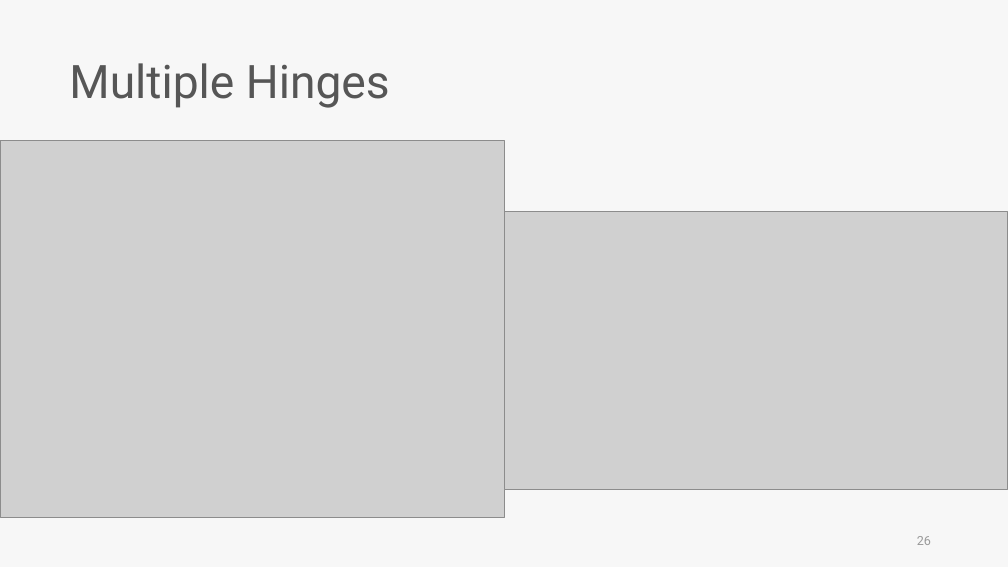
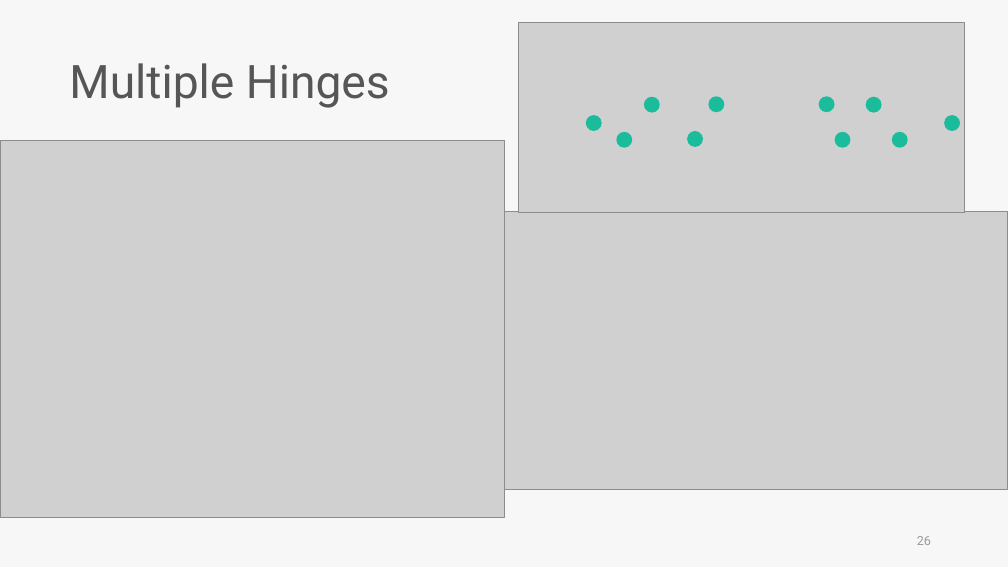
Before and after one commit to skyran1278/thesis, a slide deck: slide 26 of Meeting/20190516 Meeting/20190516 Meeting.pptx. Drawn at 1008x567 pixels with LibreOffice and Linux fonts; fonts in the diff are those of the drawing; grey boxes stand for pictures. Boxes give left, top, right and bottom in pixels: in the first picture for what was removed or moved away, otherwise in the second. Text is boxed around its words. In the diff, an @@ line names an element or a change of style, - is before the commit and + after.

```diff
--- a/Meeting/20190516 Meeting/20190516 Meeting.pptx
+++ b/Meeting/20190516 Meeting/20190516 Meeting.pptx
@@ picture added at [518,23,965,212] @@
@@ ellipse added at [586,115,602,131], fill #1ABC9C @@
@@ ellipse added at [644,97,660,113], fill #1ABC9C @@
@@ ellipse added at [709,96,724,112], fill #1ABC9C @@
@@ ellipse added at [819,96,835,112], fill #1ABC9C @@
@@ ellipse added at [866,97,882,113], fill #1ABC9C @@
@@ ellipse added at [944,115,960,131], fill #1ABC9C @@
@@ ellipse added at [616,132,632,147], fill #1ABC9C @@
@@ ellipse added at [687,131,703,147], fill #1ABC9C @@
@@ ellipse added at [835,132,851,147], fill #1ABC9C @@
@@ ellipse added at [892,132,908,147], fill #1ABC9C @@
```
Also in this commit, not shown: 3 other slides changed.
